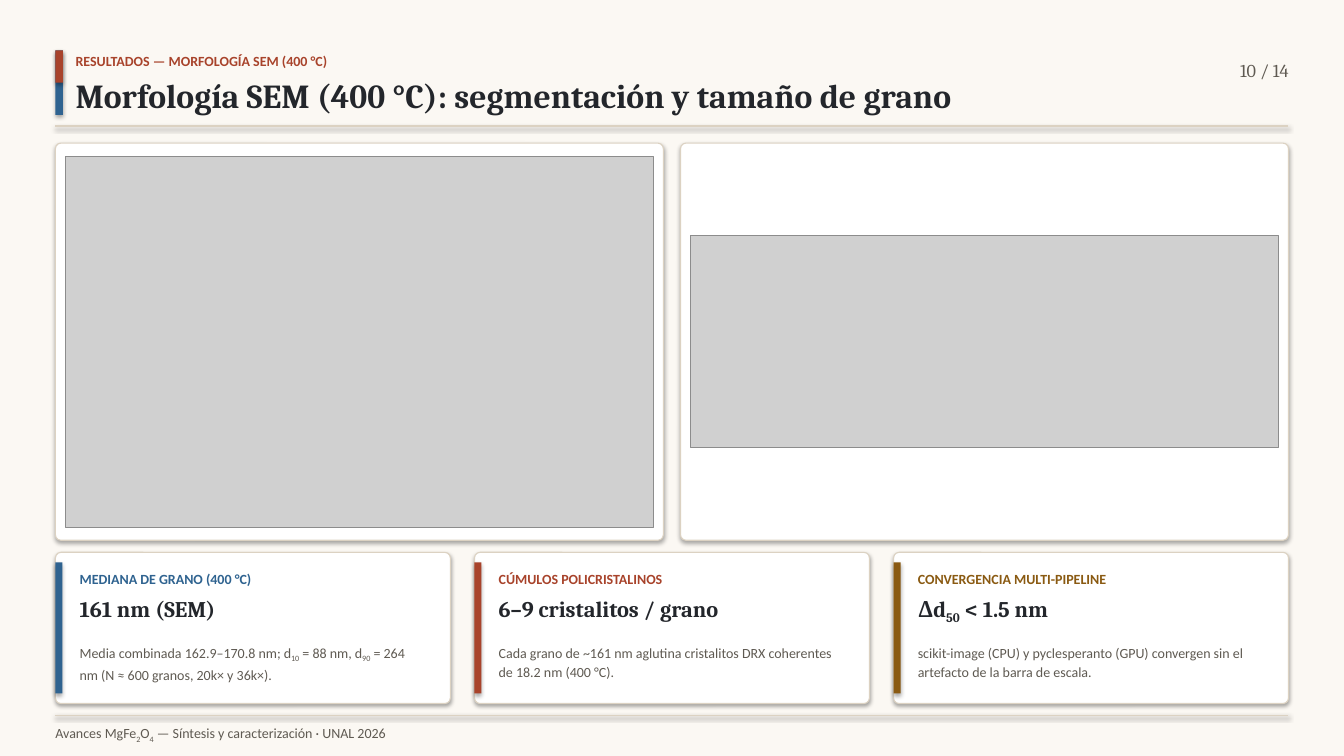
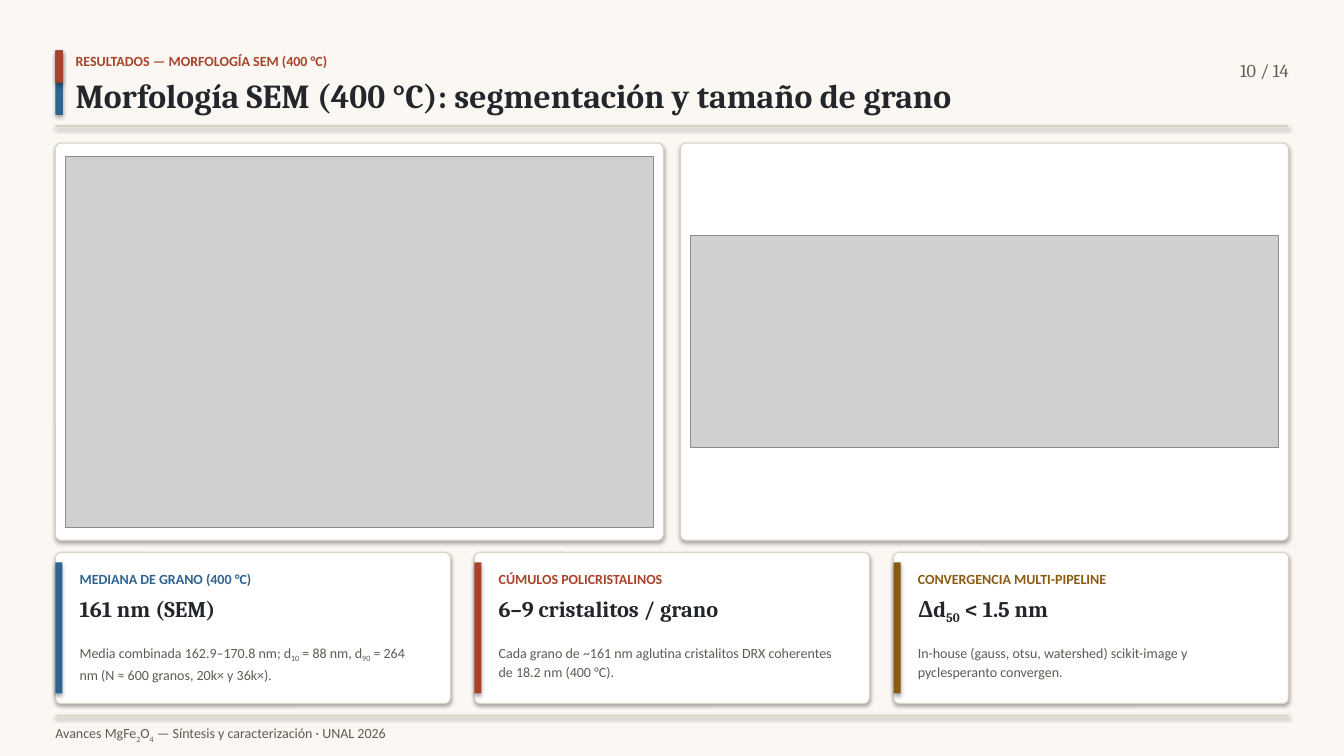
Before and after one commit to rifu-uni/tcb, a slide deck: slide 10 of article/Avances_MgFe2O4.pptx. Drawn at 1344x756 pixels with LibreOffice and Linux fonts; fonts in the diff are those of the drawing; grey boxes stand for pictures. Boxes give left, top, right and bottom in pixels: in the first picture for what was removed or moved away, otherwise in the second. Text is boxed around its words. In the diff, an @@ line names an element or a change of style, - is before the commit and + after.

```diff
--- a/article/Avances_MgFe2O4.pptx
+++ b/article/Avances_MgFe2O4.pptx
@@ text at (x1=918, y1=648, x2=1187, y2=680): text changed @@
-scikit-image (CPU) y pyclesperanto (GPU) convergen sin el artefacto de la barra de escala.
+In-house (gauss, otsu, watershed) scikit-image y pyclesperanto convergen.
```
Also in this commit, not shown: 5 other slides changed, 1 other file.
